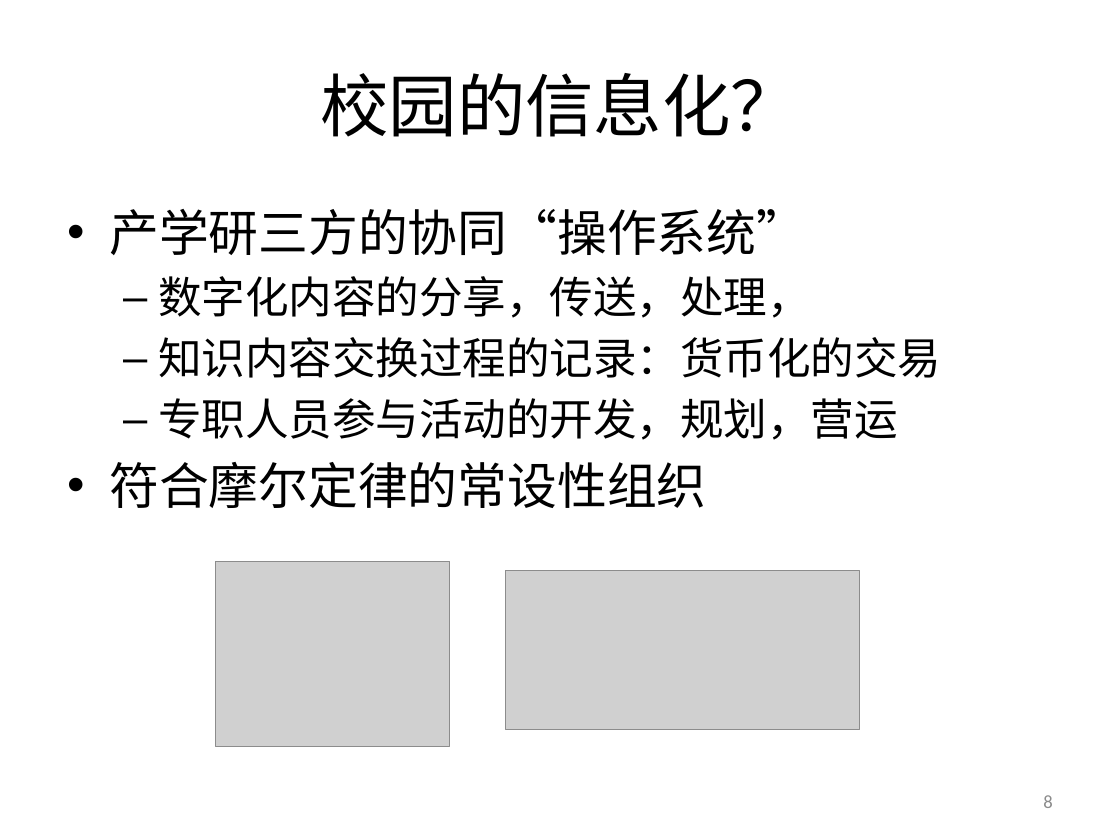
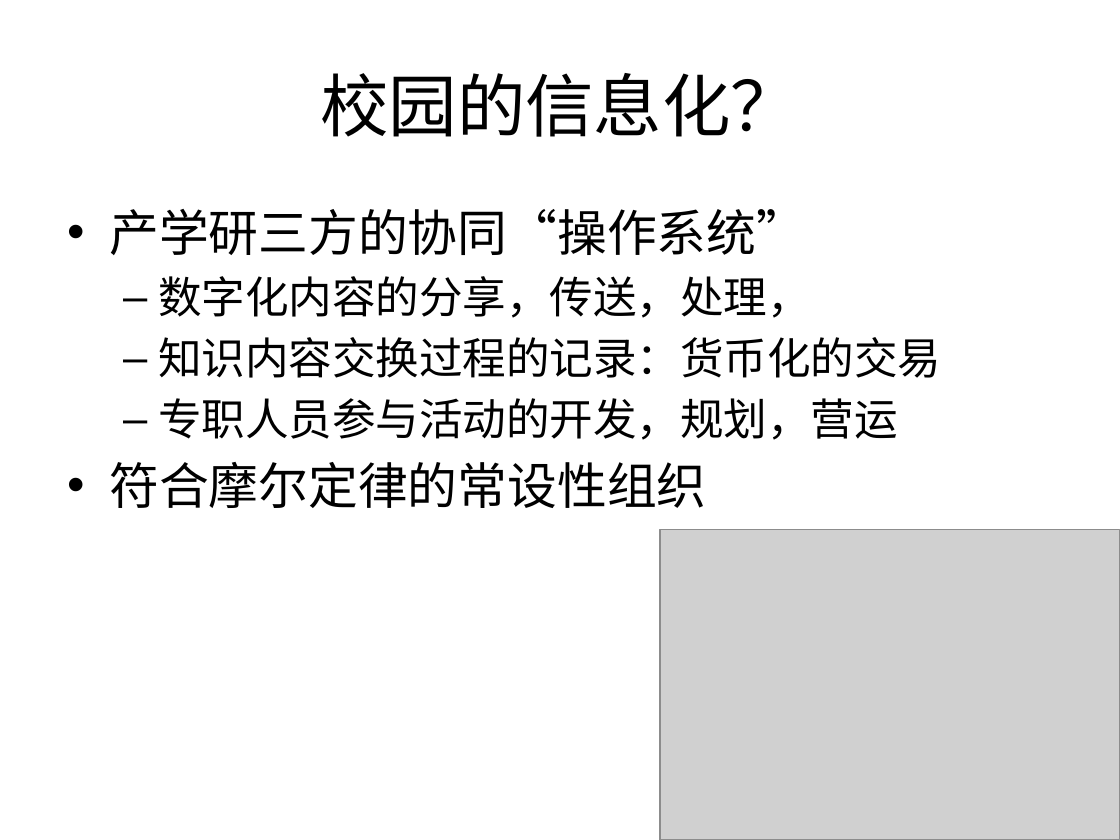
Before and after one commit to woodyme/2014JanXLP, a slide deck: slide 8 of 课程方案/XLP_WorkFLow_CHN.pptx. Drawn at 1120x840 pixels with LibreOffice and Linux fonts; fonts in the diff are those of the drawing; grey boxes stand for pictures; background and template pictures are left out. Boxes give left, top, right and bottom in pixels: in the first picture for what was removed or moved away, otherwise in the second. Text is boxed around its words. In the diff, an @@ line names an element or a change of style, - is before the commit and + after.

```diff
--- a/课程方案/XLP_WorkFLow_CHN.pptx
+++ b/课程方案/XLP_WorkFLow_CHN.pptx
@@ picture added at (660,530,1120,840) @@
@@ picture removed at (215,561,449,746) @@
@@ picture removed at (505,571,859,730) @@
@@ page number removed at (1043,795,1052,808) @@
-8
```
Also in this commit, not shown: 4 other slides changed, 1 slide removed.
